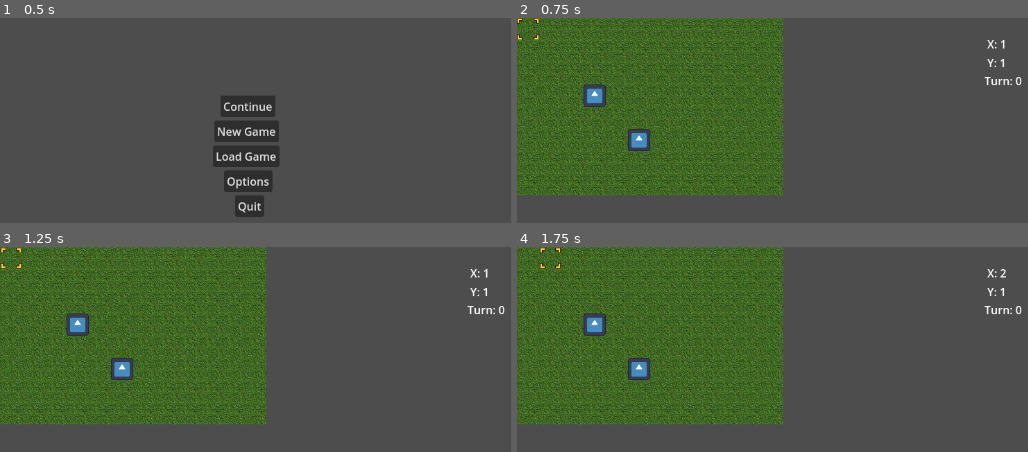
Above: before the commit, frames 1-4 (two rows, left to right).
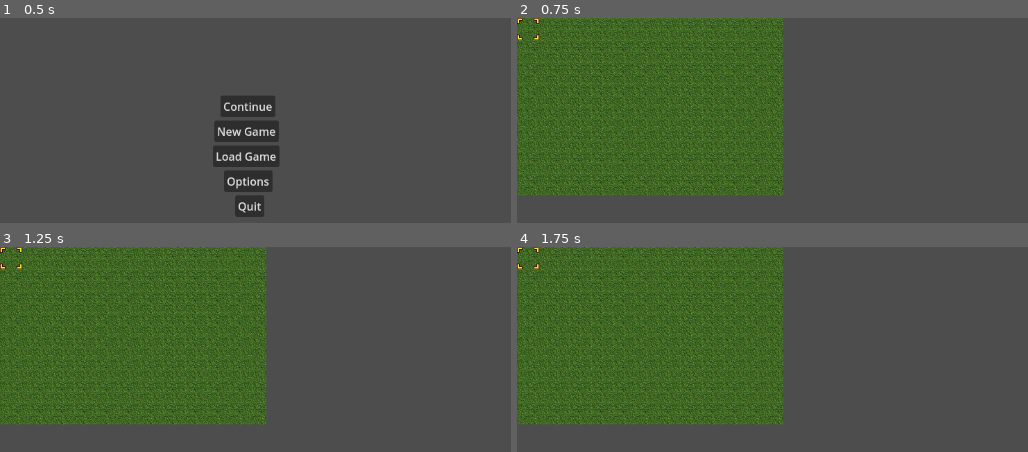
Above: after the commit, the same moments.

Repository: Gavello685/Project-Lovelace
Game: Godot game, scene res://main_menu.tscn
Same seed, same stepped clock (60 frames per second), same inputs: the game is played once before the commit and once after it. The engine's default icon, where the game draws it, is replaced by a stand-in: a white triangle on a blue panel in a dark square.
Inputs:
- Up to frame 1 (0.5 s): no input
- Up to frame 2 (0.75 s): click "New Game" at 0.5 s
- Up to frame 3 (1.25 s): no input
- Up to frame 4 (1.75 s): tap Enter (start) at 1.25, 1.55 s; hold Right (right) from 1.28 s (still down); hold Z (select) from 1.28 s (still down)

Frame 1 is identical in both runs. In frame 2, 1.2% of the frame differs, in the area x 12-99%, y 10-65%; in frame 3, 1.3%; in frame 4, 1.4%, in the area x 0-99%, y 0-65%.
Error after the commit: Parse Error: Too few arguments for "is_instance_of()" call. Expected at least 2 but received 1. (res://MainNode.gd:54)

Commit message:
Update MainNode.gd
Updated unit turns and selection based on teams

Diff:
--- a/MainNode.gd
+++ b/MainNode.gd
@@ -35,21 +35,26 @@
 	_cursorSprite.play("default")
 	_Xlabel.text = "X: " + str(xPos)
 	_YLabel.text = "Y: " + str(yPos)
-	_TurnLabel.text = "Turn: " + str(turn)
+	_TurnLabel.text = "Turn: " + str(floor(turn / 2))
 	pass
 
 	# Handles unit selection
 func _unhandled_input(event):
 	for unit in _units:
-		if event.is_action_pressed("select") and unit.overlaps_area(_cursor) and unit._team == turn:
+		if event.is_action_pressed("select") and unit.overlaps_area(_cursor) and unit._team == turn % 2 and !unit.unit_selected:
 			_unit_toggle(unit)
 		elif event.is_action_pressed("back"):
 			unit.unit_selected = false
+		if event.is_action_pressed("select") and unit.unit_selected:
+			var menu = PopupMenu.new()
+			menu.add_item("Attack")
+			menu.add_item("Item")
+			menu.position = _cursor.position
+			_cursor.add_child(menu)
+		if event.is_action_pressed("select") and unit.overlaps_area(is_instance_of(unit)):
+			_combat_start(unit, Unit)
 	if event.is_action_pressed("start"):
-		if turn:
-			turn = 0
-		else:
-			turn = 1
+		turn+= 1
 
 	# Toggles unit selection
 func _unit_toggle(unit):
@@ -57,3 +62,7 @@
 			unit.unit_selected = true
 		else:
 			unit.unit_selected = false
+
+func _combat_start(unit1, unit2):
+	if unit1.team != unit2.team:
+		print("Combat Started!")
